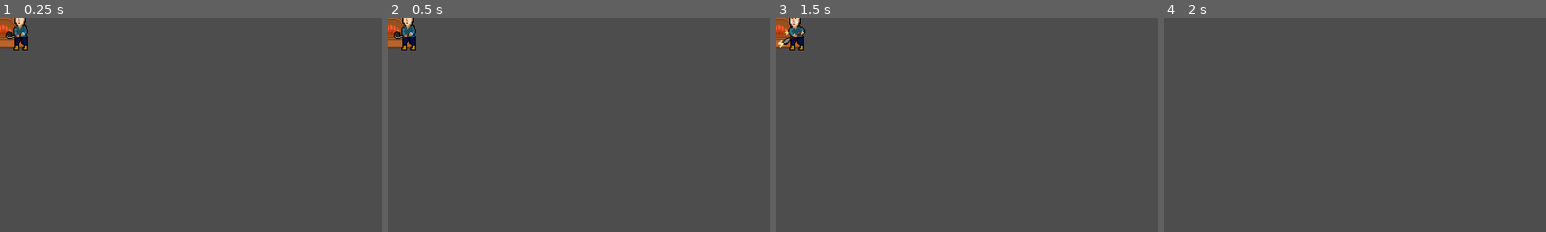
Above: before the commit, frames 1-4 (left to right).
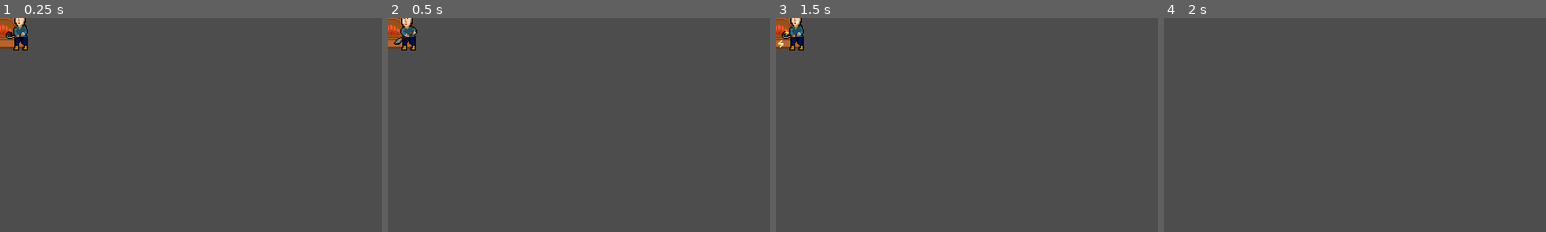
Above: after the commit, the same moments.

Repository: PhWoich/ggj-2024-manicomio
Game: Godot game, scene res://Geradores/Fornalha/gerador_fornalha.tscn
Two runs of this game, one before a commit and one after it. Both use one fixed random seed, a clock stepped at 60 frames per second and the inputs below. This scene is started directly instead of the project's main scene.
Inputs (mouse positions are % of the whole screen's width and height, from its top left):
- Up to frame 1 (0.25 s): no input
- Up to frame 2 (0.5 s): no input
- Up to frame 3 (1.5 s): move the mouse to (72, 45) at 0.52 s; hold D (Jogador_direita) 0.53-1.28 s; right-click (72, 45) at 0.6 s; move the mouse to (30, 55) at 1.27 s; hold S (Jogador_baixo) from 1.28 s (still down); click (30, 55) at 1.35 s
- Up to frame 4 (2 s): keep holding S (Jogador_baixo)
The pictures show only the part of the screen within x 0-50%, y 0-50%; the shares and areas given below are measured in that part.

Frame 1 is identical in both runs. In frame 2, 0.3% of the frame differs, in the area x 1-8%, y 0-13%; in frame 3, 0.3%; in frame 4, nothing differs.

Commit message:
Ajuste de colisão do gerador

Diff:
--- a/Geradores/Fornalha/gerador_fornalha.tscn
+++ b/Geradores/Fornalha/gerador_fornalha.tscn
@@ -20,7 +20,7 @@
 }]
 
 [sub_resource type="RectangleShape2D" id="RectangleShape2D_3qswj"]
-size = Vector2(144, 145)
+size = Vector2(165, 165)
 
 [node name="Fornalha" type="Area2D"]
 script = ExtResource("1_ui8bx")
@@ -30,10 +30,9 @@
 [node name="AnimatedSprite2D" type="AnimatedSprite2D" parent="."]
 scale = Vector2(2, 2)
 sprite_frames = SubResource("SpriteFrames_tav5g")
-frame_progress = 0.508802
+frame_progress = 0.104741
 
 [node name="CollisionShape2D" type="CollisionShape2D" parent="."]
-position = Vector2(-6, 20.5)
 shape = SubResource("RectangleShape2D_3qswj")
 
 [node name="Particula Eletricidade" parent="." instance=ExtResource("3_8x6wc")]
